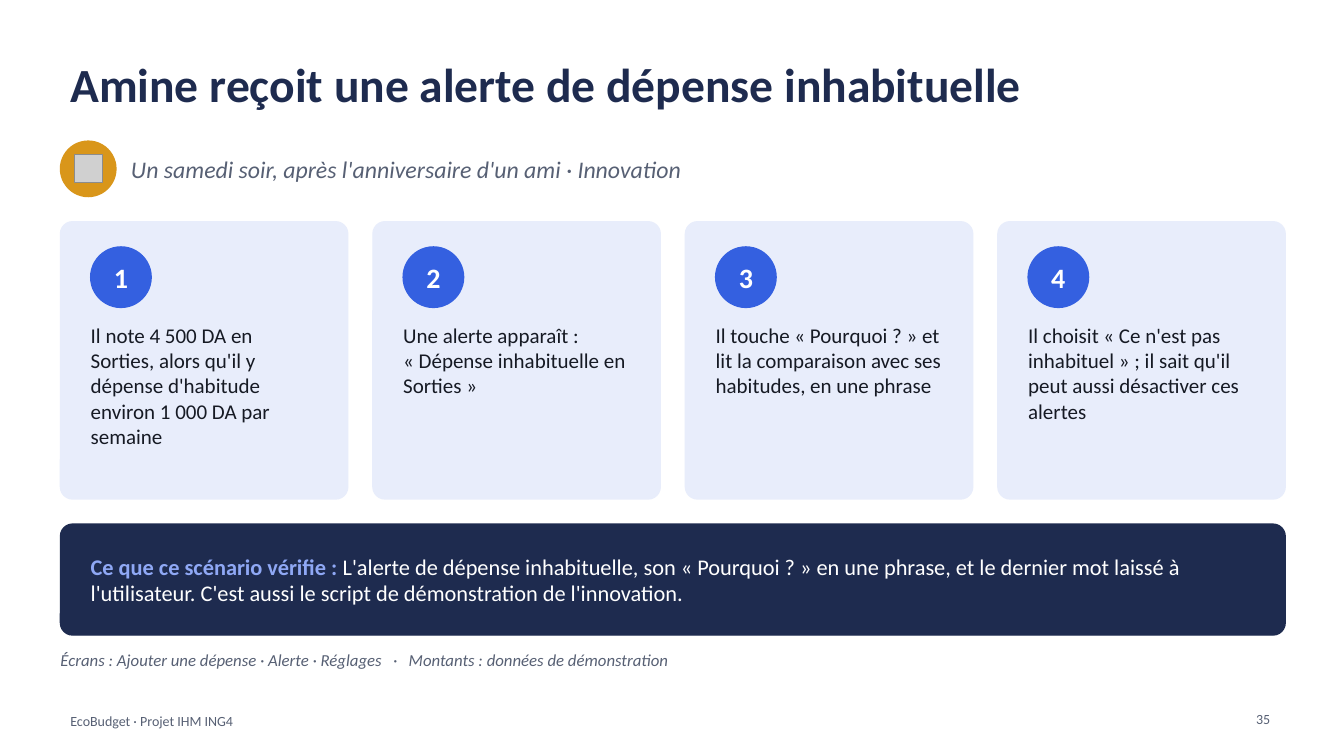
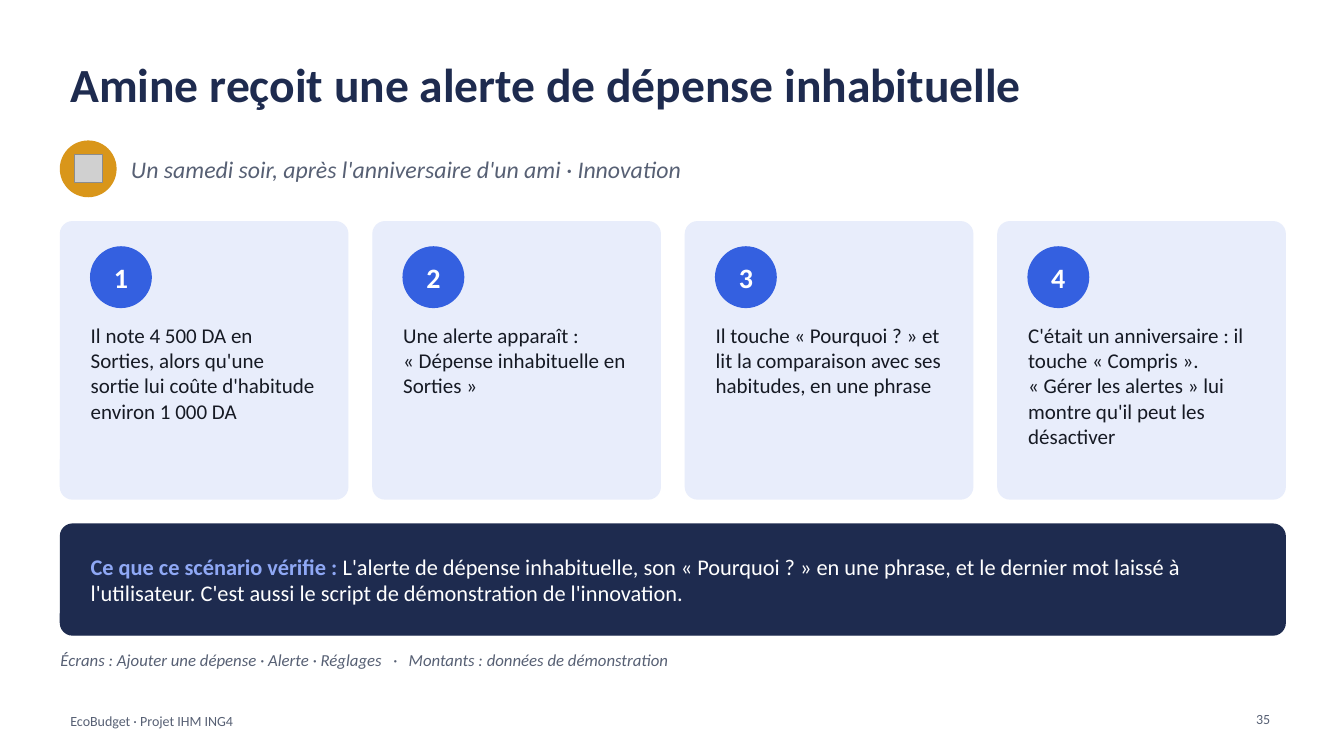
Before and after one commit to kaderouadahi/EcoBudget, a slide deck: slide 35 of livrables/EcoBudget.pptx. Drawn at 1344x756 pixels with LibreOffice and Linux fonts; fonts in the diff are those of the drawing; grey boxes stand for pictures. Boxes give left, top, right and bottom in pixels: in the first picture for what was removed or moved away, otherwise in the second. Text is boxed around its words. In the diff, an @@ line names an element or a change of style, - is before the commit and + after.

```diff
--- a/livrables/EcoBudget.pptx
+++ b/livrables/EcoBudget.pptx
@@ text at box(91, 328, 314, 419): text changed @@
-Il note 4 500 DA en Sorties, alors qu'il y dépense d'habitude environ 1 000 DA par semaine
+Il note 4 500 DA en Sorties, alors qu'une sortie lui coûte d'habitude environ 1 000 DA
@@ text at box(1028, 328, 1244, 444): text changed @@
-Il choisit « Ce n'est pas inhabituel » ; il sait qu'il peut aussi désactiver ces alertes
+C'était un anniversaire : il touche « Compris ». « Gérer les alertes » lui montre qu'il peut les désactiver
```
Also in this commit, not shown: 9 other slides changed, 7 slides added.
